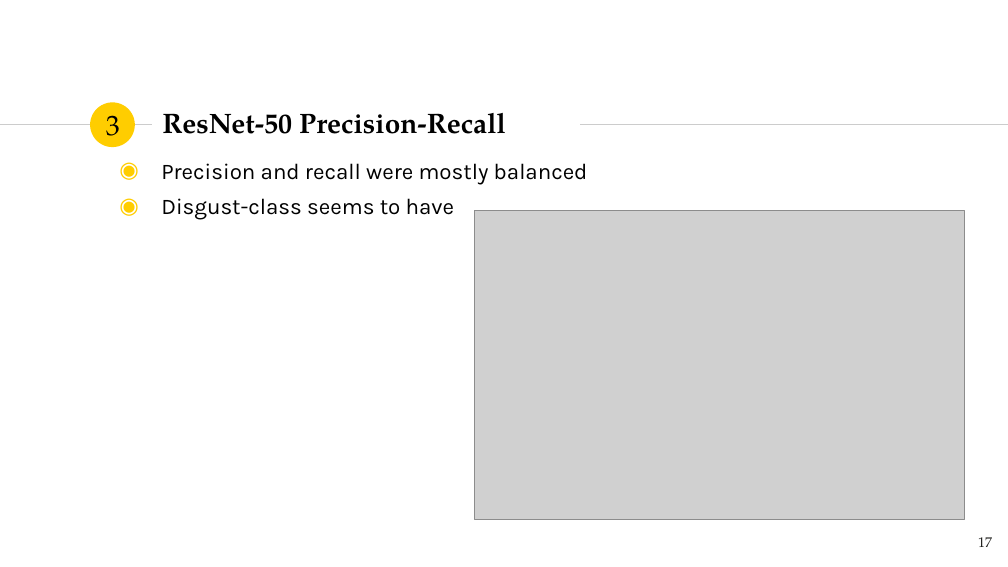
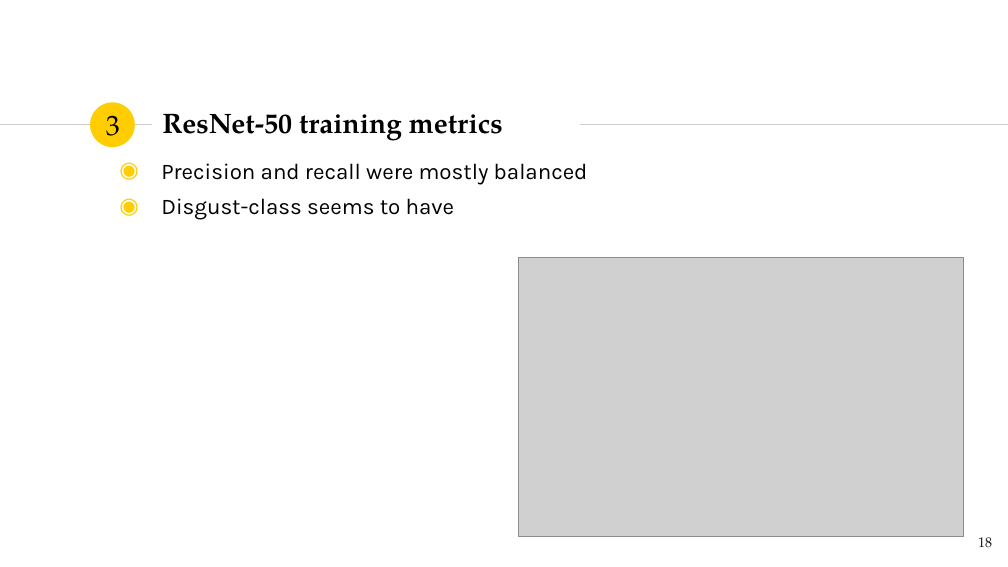
Before and after one commit to TeemuSo/Loop-Q-prize, a slide deck: slide 18 of reports/Emotion recognition - LoopQPrize.pptx (slide 17 before the commit). Drawn at 1008x567 pixels with LibreOffice and Linux fonts; fonts in the diff are those of the drawing; grey boxes stand for pictures. Boxes give left, top, right and bottom in pixels: in the first picture for what was removed or moved away, otherwise in the second. Text is boxed around its words. In the diff, an @@ line names an element or a change of style, - is before the commit and + after.

```diff
--- a/reports/Emotion recognition - LoopQPrize.pptx
+++ b/reports/Emotion recognition - LoopQPrize.pptx
@@ title at (162, 113, 503, 141): text changed @@
-ResNet-50 Precision-Recall
+ResNet-50 training metrics
@@ picture: place and size @@
-picture at (475, 211, 965, 519)
+picture at (518, 258, 964, 537)
@@ page number at (978, 537, 992, 548): text changed @@
-17
+18
```
Also in this commit, not shown: 10 other slides changed, 10 slides added, 33 slides removed, 11 other files.
